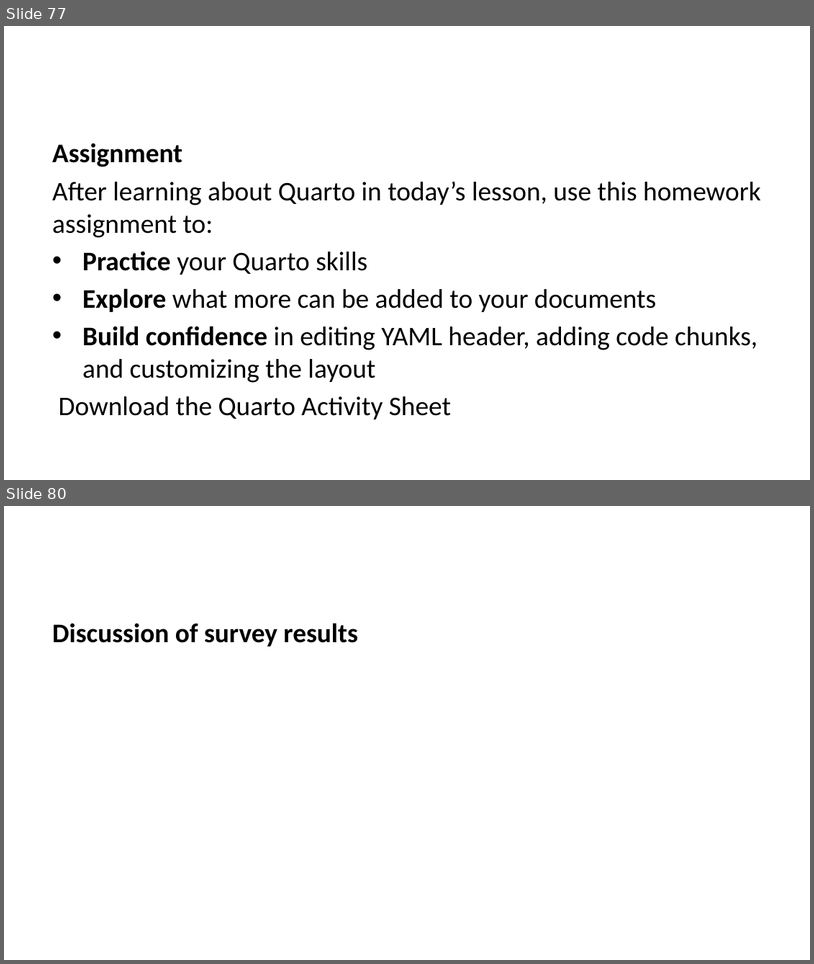
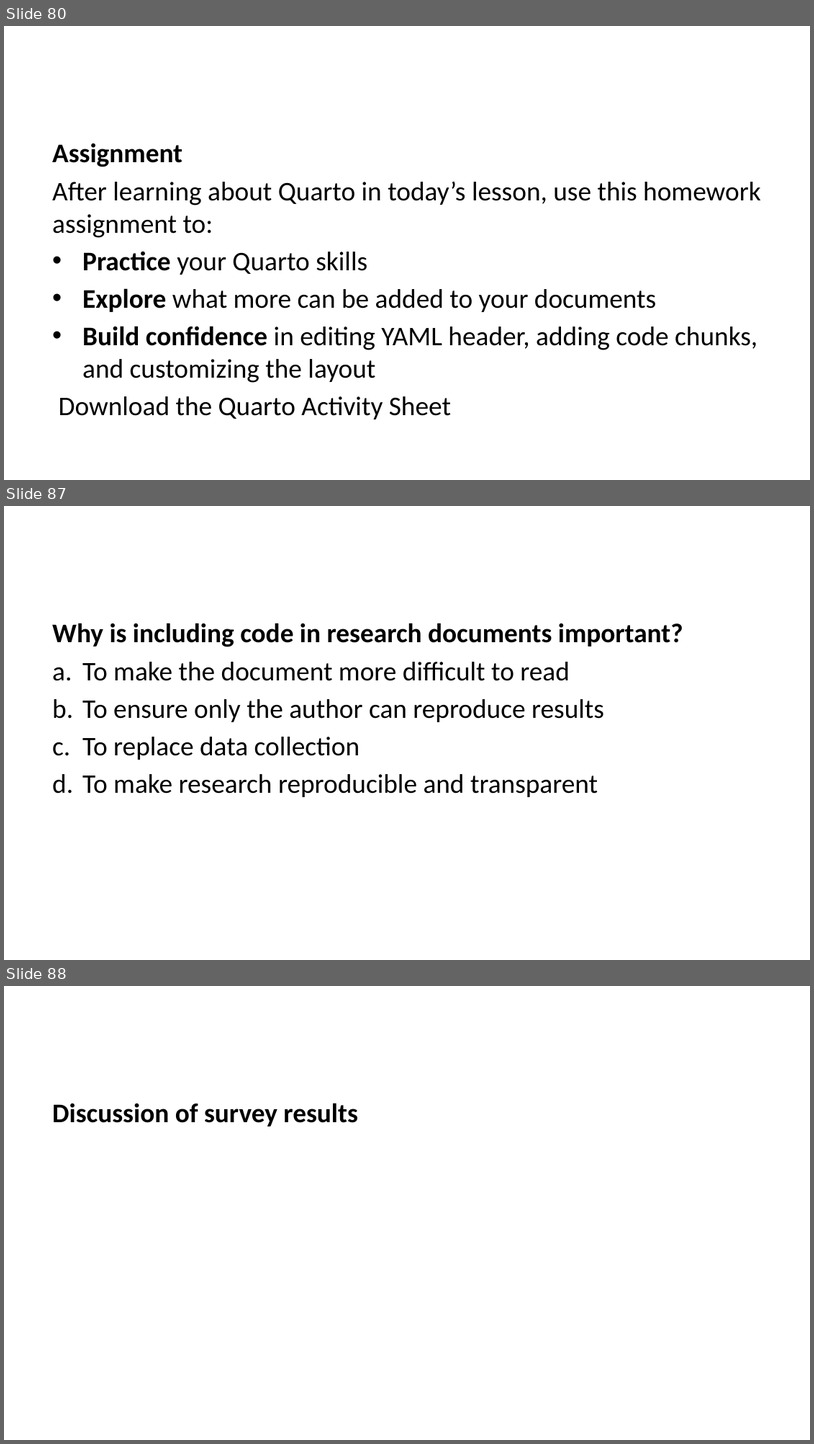
Before and after one commit to lmu-osc/train-the-trainer-student-track-OS, a slide deck: materials/OS-M3/OS-M3-S6-Quarto/OS-M3-S6-Quarto-slides.pptx. Shown one above the other, each under a label of ours: slides 77 and 80 before the commit, slides 80, 87 and 88 after it; the slides between them are not shown. The pictures are 814x964 and 814x1444 pixels, drawn with LibreOffice and Linux fonts; fonts in the diff are those of the drawing. Boxes give left, top, right and bottom in pixels: in the first picture for what was removed or moved away, otherwise in the second. Text is boxed around its words. In the diff, an @@ line names an element or a change of style, - is before the commit and + after.

```diff
--- a/materials/OS-M3/OS-M3-S6-Quarto/OS-M3-S6-Quarto-slides.pptx
+++ b/materials/OS-M3/OS-M3-S6-Quarto/OS-M3-S6-Quarto-slides.pptx
@@ slide 87 added at box(4, 506, 810, 960), background #FFFFFF @@
@@ text added at box(52, 623, 684, 797), 24 pt, text #000000 @@
+Why is including code in research documents important?
+a. To make the document more difficult to read
+b. To ensure only the author can reproduce results
+c. To replace data collection
+d. To make research reproducible and transparent
@@ what was slide 77 is now slide 80 @@
@@ what was slide 80 is now slide 88 @@
```
Also in this commit, not shown: 5 slides changed, 11 other slides added, 5 slides removed, 30 other files.
